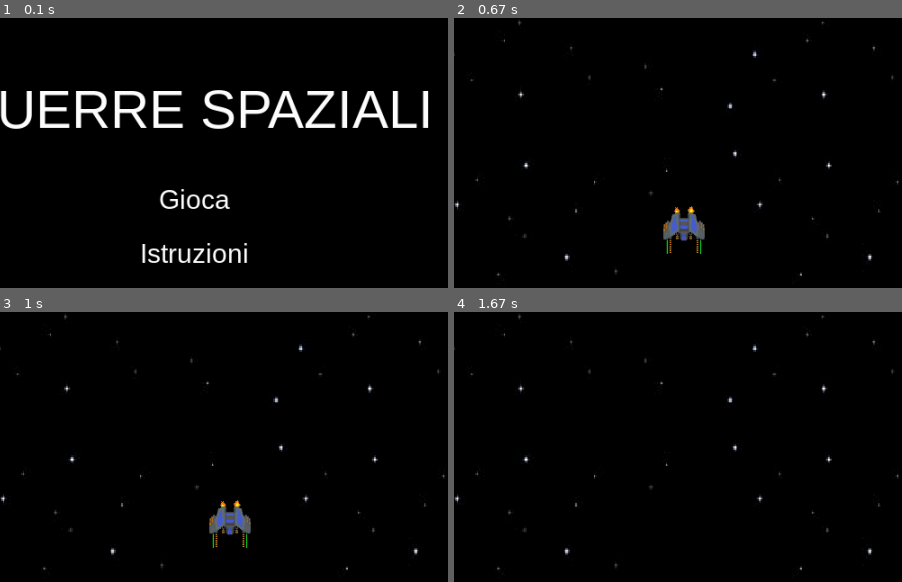
Above: before the commit, frames 1-4 (two rows, left to right).
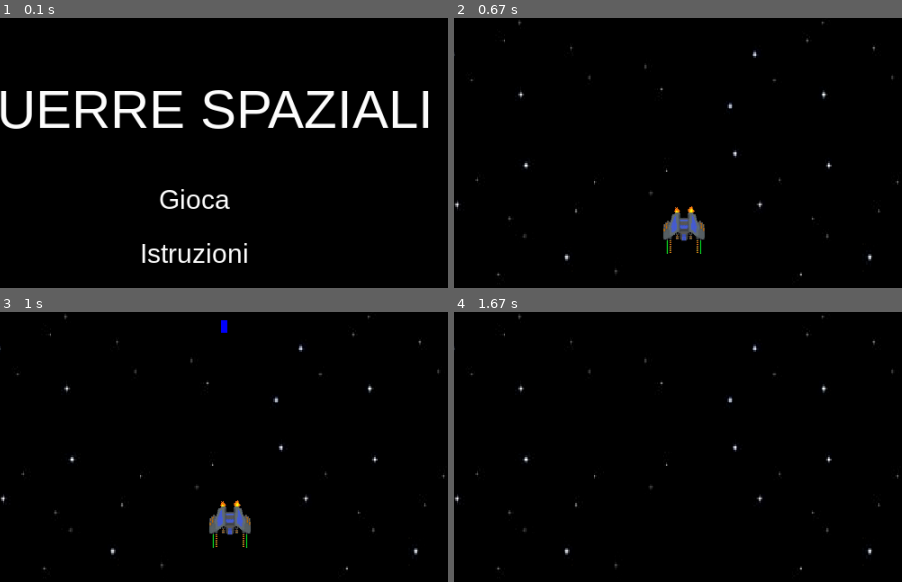
Above: after the commit, the same moments.

Repository: EdoLovascio/ProgettoConsole3AS
Game: pygame game, started from PyGames.2AS/Space Wars Al Yousup Lovascio/Guerre Spaziali.py
Two runs of this game, one before a commit and one after it. Both use one fixed random seed, a clock stepped at 60 frames per second and the inputs below.
Inputs:
- Up to frame 1 (0.1 s): no input
- Up to frame 2 (0.67 s): click "Gioca" at 0.38 s
- Up to frame 3 (1 s): tap Enter at 0.67 s
- Up to frame 4 (1.67 s): hold Right 1-1.47 s; hold Up from 1.5 s (still down)
The pictures show only the part of the screen within x 28-78%, y 16-66%; the shares and areas given below are measured in that part.

Frames 1-2 are identical in both runs. In frame 3, less than 0.1% of the frame differs, in the area x 49-51%, y 2-8%; in frame 4, nothing differs.

Commit message:
Add files via upload

Diff:
--- a/PyGames.2AS/Space Wars Al Yousup Lovascio/Guerre Spaziali.py
+++ b/PyGames.2AS/Space Wars Al Yousup Lovascio/Guerre Spaziali.py
@@ -149,7 +149,7 @@
                                 posy = random.randint(-200, -enemy_height)
                                 enemies.append(pygame.Rect(posx, posy, enemy_width, enemy_height))
                     # Se viene premuto il tasto SPAZIO e il gioco non è terminato, aggiungiamo un colpo alla lista degli oggetti sparati
-                    if event.type == pygame.KEYDOWN and event.key == pygame.K_SPACE and not game_over:
+                    if event.type == pygame.KEYDOWN and event.key == pygame.K_RETURN and not game_over:
                         shots.append(pygame.Rect(x + w // 2 - 2, y, 7, 14))
                         # Aggiungiamo la musica per i colpi sparati
                         pygame.mixer.init()
--- a/PyGames.2AS/Sparabolle Aliko Morosetti/Sparabolle.py
+++ b/PyGames.2AS/Sparabolle Aliko Morosetti/Sparabolle.py
@@ -31,6 +31,7 @@
 shoot_speed = 5 #velocità proiettile
 player_bubble_x = 0 #coordinate iniziali
 player_bubble_y = 0 #coordinate iniziali
+a = 400
 
 occupied_positions = set() #lista per tenere elencati gli spazi occupati
 
@@ -119,6 +120,7 @@
             bubbles.append(bubble)
         spostamento += 1
 
+
     # Ciclo di gioco
     running = True
     while running:
@@ -126,11 +128,18 @@
             if event.type == pygame.QUIT:
                 running = False
 
-            if event.type == pygame.MOUSEBUTTONDOWN:
-                if not player_bubble:
-                    player_bubble_x, player_bubble_y = pygame.mouse.get_pos()
-                    player_bubble = create_bubble(player_bubble_x, player_bubble_y, actual_color['color'])
-                    actual_color = NewColor()
+            if event.type == pygame.KEYDOWN:
+                if event.key == pygame.K_UP:
+
+                    if not player_bubble:
+                        player_bubble_x, player_bubble_y = a, 500
+                        player_bubble = create_bubble(player_bubble_x, player_bubble_y, actual_color['color'])
+                        actual_color = NewColor()
+
+                elif event.key == pygame.K_RIGHT:
+                    a += 1
+                elif event.key == pygame.K_LEFT:
+                    a -= 1
 
         # Aggiorna il movimento del proiettile e controlla le collisioni
         if player_bubble:
